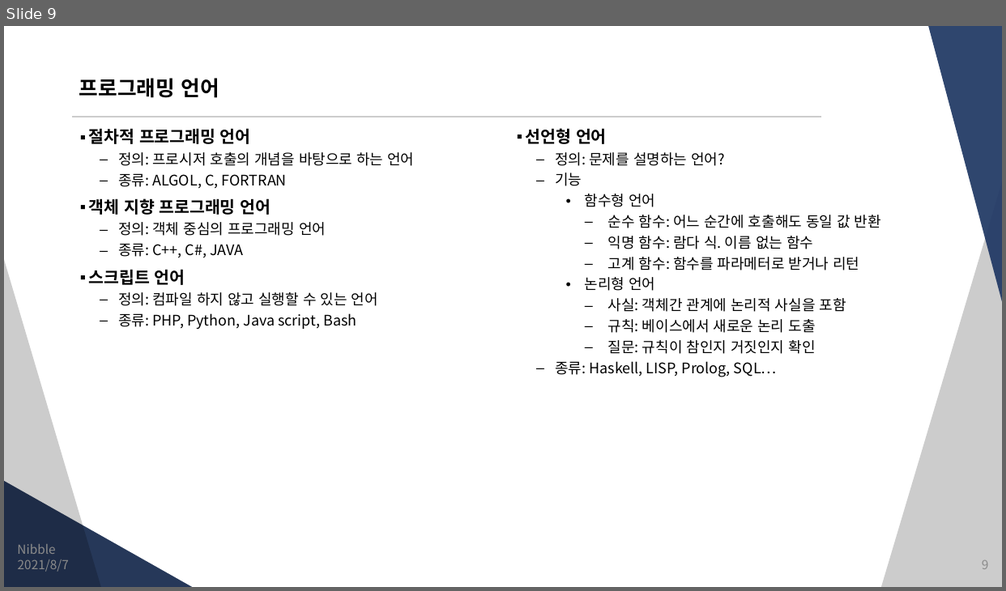
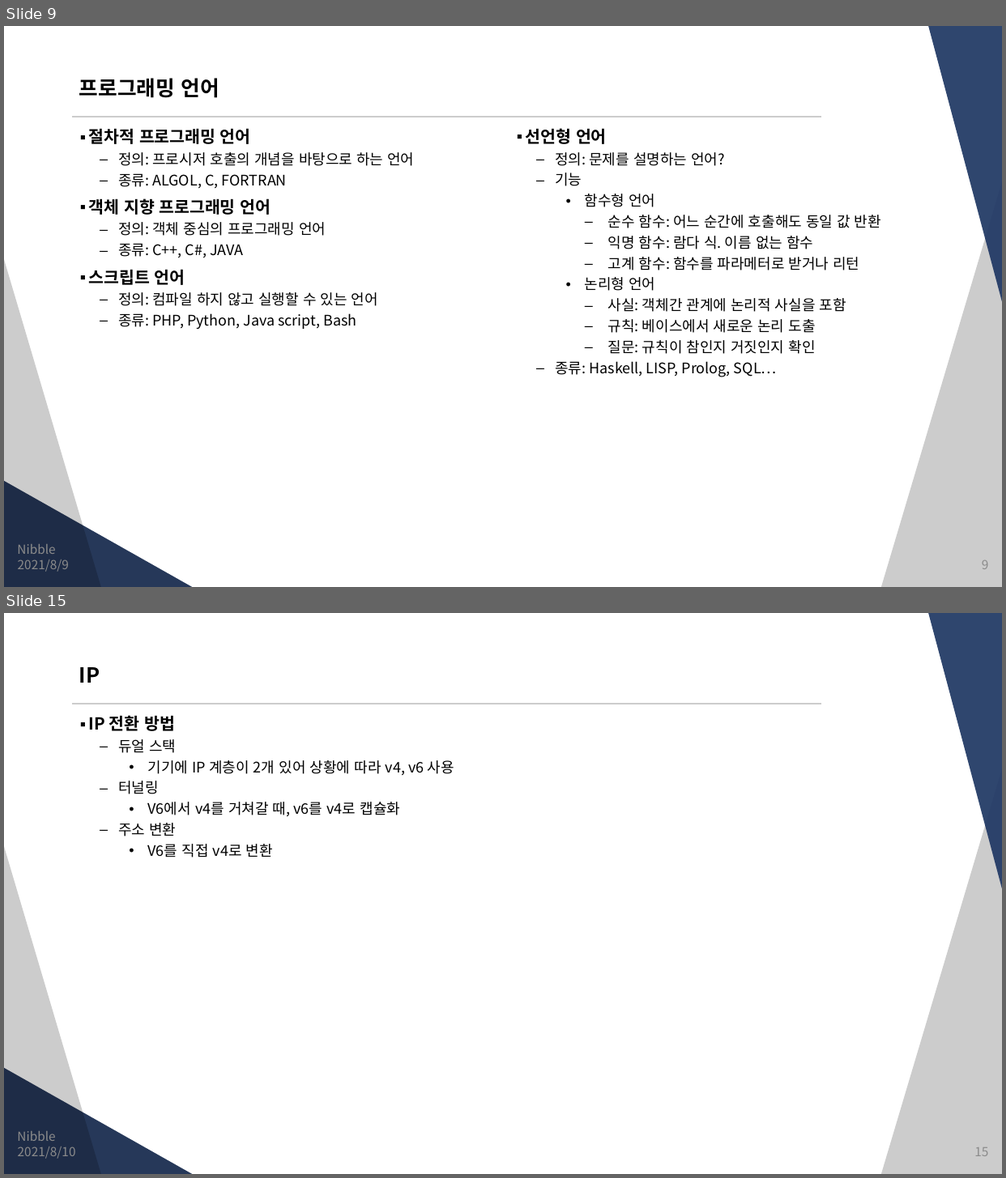
Before and after one commit to JungSangHyeon/2021-TIL, a slide deck: 정보처리기사/4. 프로그래밍 언어 활용.pptx. Shown one above the other, each under a label of ours: slide 9 before the commit, slides 9 and 15 after it; the slides between them are not shown. The pictures are 1006x591 and 1006x1178 pixels, drawn with LibreOffice and Linux fonts; fonts in the diff are those of the drawing. Boxes give left, top, right and bottom in pixels: in the first picture for what was removed or moved away, otherwise in the second. Text is boxed around its words. In the diff, an @@ line names an element or a change of style, - is before the commit and + after.

```diff
--- a/정보처리기사/4. 프로그래밍 언어 활용.pptx
+++ b/정보처리기사/4. 프로그래밍 언어 활용.pptx
@@ slide 15 added at box(4, 613, 1002, 1174), background #FFFFFF; not listed: 5 template elements that a slide beside it also shows @@
@@ title added at box(79, 667, 100, 683), 20 pt, text #000000, bold @@
+IP
@@ text added at box(89, 715, 454, 858), 14 pt, text #000000 @@
+▪ IP 전환 방법
+  – 듀얼 스택
+    • 기기에 IP 계층이 2개 있어 상황에 따라 v4, v6 사용
+  – 터널링
+    • V6에서 v4를 거쳐갈 때, v6를 v4로 캡슐화
+  – 주소 변환
+    • V6를 직접 v4로 변환
@@ text added at box(17, 1131, 55, 1141), 12 pt, text #8C8C8C @@
+Nibble
@@ text added at box(18, 1147, 76, 1159), 12 pt, text #8C8C8C @@
+2021/8/10
@@ page number added at box(974, 1148, 988, 1157), 12 pt, text #8C8C8C @@
+15
@@ slide 9 changed as well @@
@@ text at box(18, 560, 69, 572): text changed @@
-2021/8/7
+2021/8/9
```
Also in this commit, not shown: 7 other slides changed, 5 other slides added.
